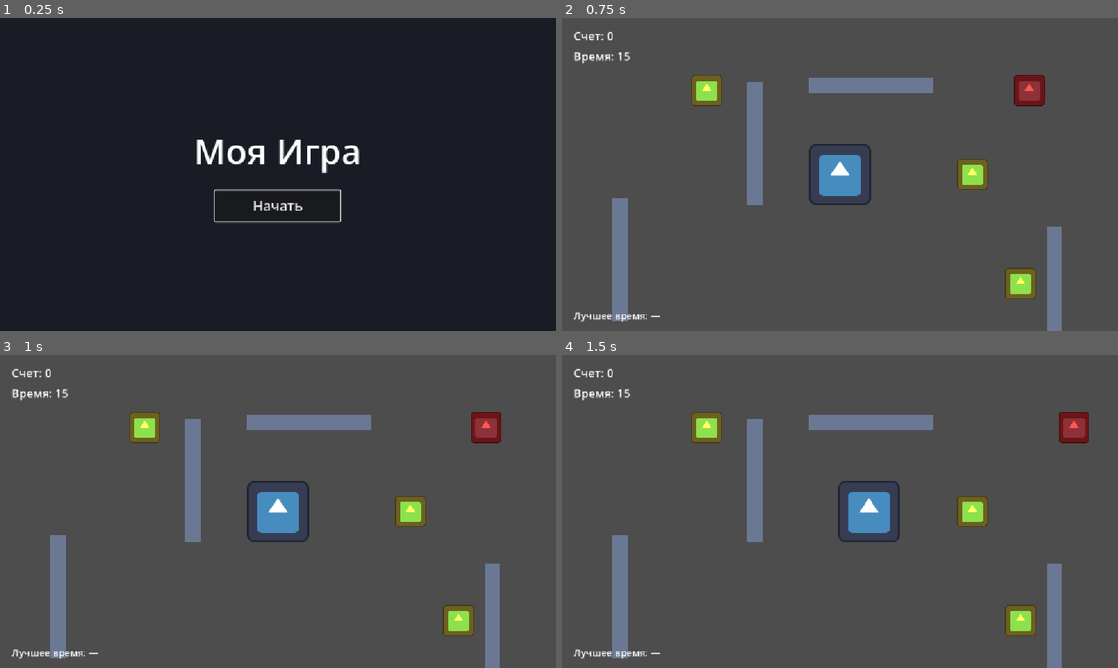
Above: before the commit, frames 1-4 (two rows, left to right).
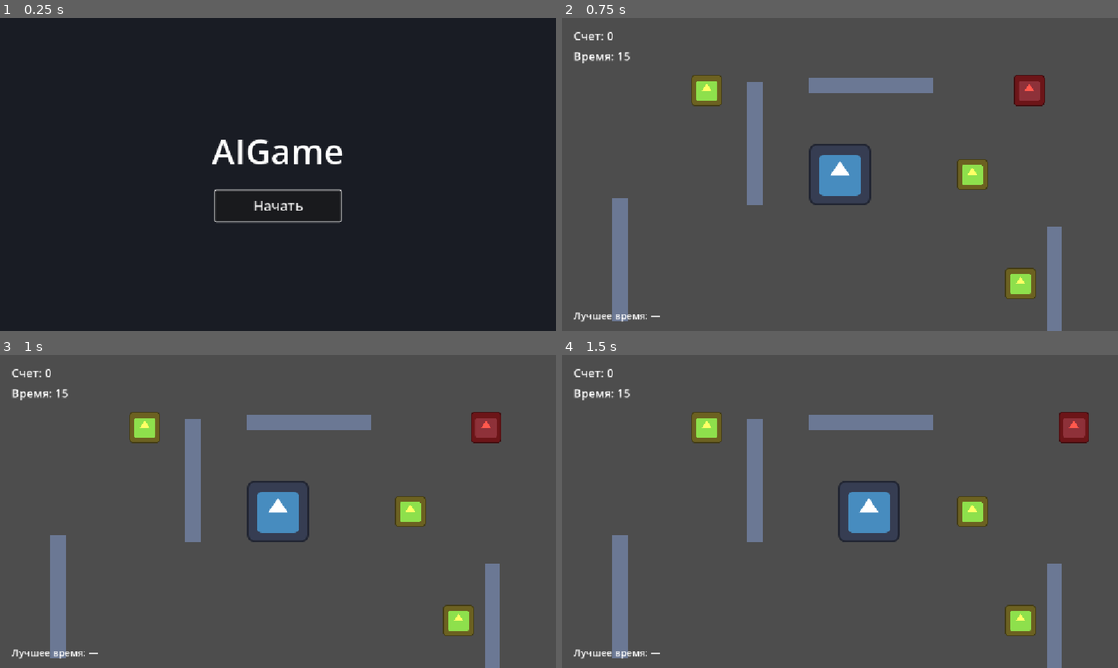
Above: after the commit, the same moments.

Repository: JERCYQUE/ai-game
Game: Godot game, scene res://main_menu.tscn
Two runs of this game, one before a commit and one after it. Both use one fixed random seed, a clock stepped at 60 frames per second and the inputs below. The engine's default icon, where the game draws it, is replaced by a stand-in: a white triangle on a blue panel in a dark square.
Inputs (mouse positions are in pixels of both pictures, inside the frame that each line leads up to):
- Up to frame 1 (0.25 s): no input
- Up to frame 2 (0.75 s): click "Начать" at 0.5 s
- Up to frame 3 (1 s): no input
- Up to frame 4 (1.5 s): tap Enter at 1.25 s; move the mouse to (962, 495) at 1.27 s; hold Right (move_right) from 1.28 s (still down); click (962, 495) at 1.42 s

The runs differ from the first frame. In frame 1, 1.5% of the frame differs, in the area x 35-65%, y 38-66%; in frame 2, nothing differs; in frame 3, nothing differs; in frame 4, nothing differs.

Commit message:
feat: rebrand menu to AIGame, bump to 1.0.1, add CI release pipeline

Diff:
--- a/main_menu.tscn
+++ b/main_menu.tscn
@@ -27,7 +27,7 @@
 [node name="Title" type="Label" parent="Center/Menu" unique_id=89848327]
 layout_mode = 2
 theme_override_font_sizes/font_size = 72
-text = "Моя Игра"
+text = "AIGame"
 horizontal_alignment = 1
 
 [node name="StartButton" type="Button" parent="Center/Menu" unique_id=679640005]
--- a/project.godot
+++ b/project.godot
@@ -12,7 +12,7 @@
 
 config/name="AIGame"
 config/description="Мини-игра, созданная ИИ-агентом"
-config/version="1.0.0"
+config/version="1.0.1"
 run/main_scene="res://main_menu.tscn"
 config/features=PackedStringArray("4.7", "Forward Plus")
 config/icon="res://icon.svg"
Not shown, added: docs/screenshots/gameplay.png.import
Binary file changed: docs/screenshots/menu.png
Not shown, added: docs/screenshots/menu.png.import
Not shown, added: docs/screenshots/result.png.import
Not shown, changed: export_presets.cfg
Not shown, added: .github/workflows/release.yml
Not shown, changed: README.md
